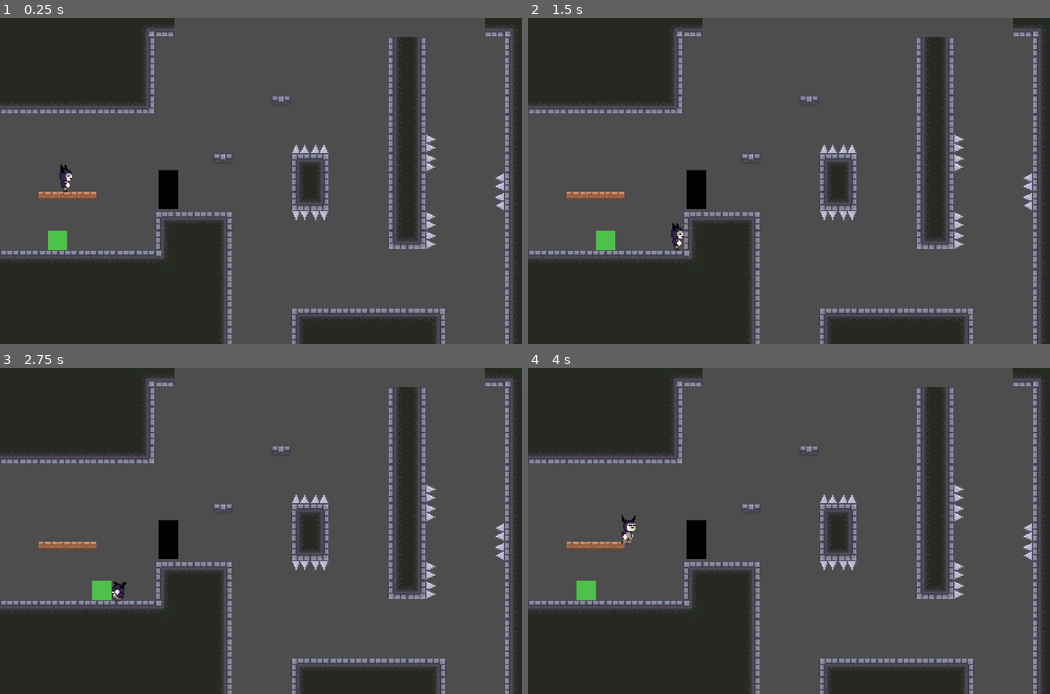
Above: before the commit, frames 1-4 (two rows, left to right).
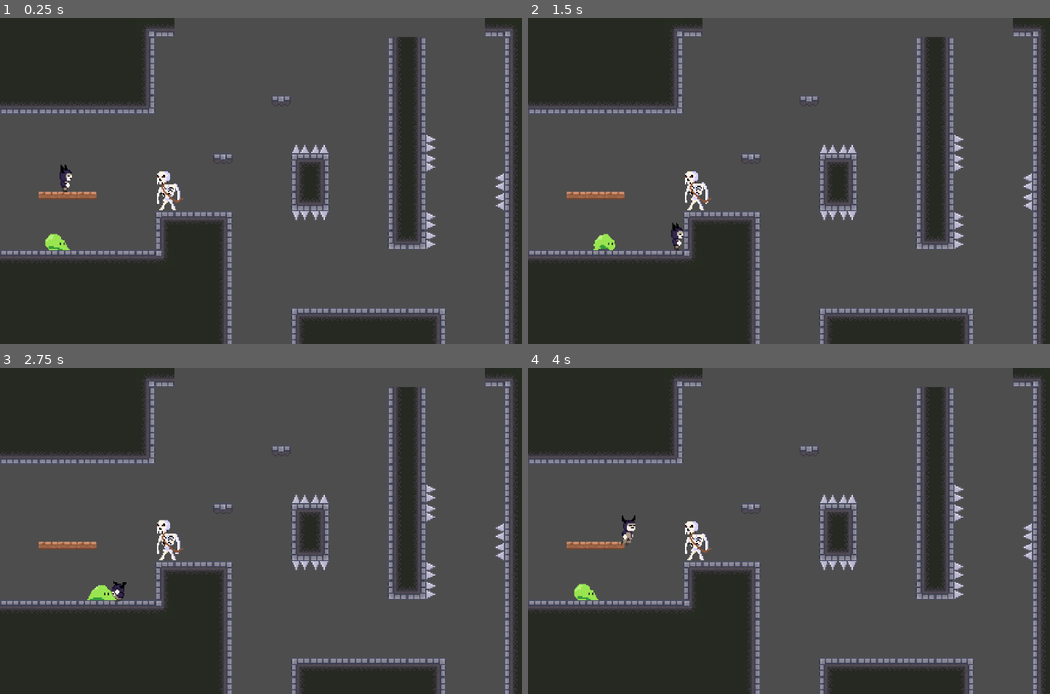
Above: after the commit, the same moments.

Repository: darwin712/RISE-UP
Game: Godot game, scene res://escenas/Salas/floor1/room_f_1_001.tscn
The game is run twice, just before and just after one commit, with the same random seed, the same clock (stepped at 60 frames per second) and the same inputs.
Inputs:
- Up to frame 1 (0.25 s): no input
- Up to frame 2 (1.5 s): tap Enter at 0.5 s; hold Down (agacharse) 0.53-1.28 s; hold Right (Mover_derecha) from 0.53 s (still down); tap Z (Saltar) at 0.77 s; tap Down (agacharse) at 1.35 s
- Up to frame 3 (2.75 s): tap Z (Saltar) at 1.52 s; release Right (Mover_derecha) at 2.03 s; hold Left (Mover_izquierda) from 2.03 s (still down); hold Down (agacharse) from 2.03 s (still down)
- Up to frame 4 (4 s): tap Space at 2.75 s; release Left (Mover_izquierda) at 2.78 s; release Down (agacharse) at 2.78 s; hold Right (Mover_derecha) from 2.78 s (still down); tap Down (agacharse) at 2.85 s; tap Z (Saltar) at 3.02, 3.77 s; hold Down (agacharse) from 3.53 s (still down)

The runs differ from the first frame. In frame 1, 0.7% of the frame differs, in the area x 8-36%, y 46-72%; in frame 2, 0.7%; in frame 3, 0.7%, in the area x 16-36%, y 46-72%; in frame 4, 0.7%.

Commit message:
Sprites Slime y Esqueleto
Animados ojo

Diff:
--- /dev/null
+++ b/assets/enemigos/arquero/FramesArquero.tres
@@ -0,0 +1,46 @@
+[gd_resource type="SpriteFrames" format=3 uid="uid://xwug0y86h6wd"]
+
+[ext_resource type="Texture2D" uid="uid://fachx7dt4m7t" path="res://assets/enemigos/arquero/ArqueroIdle.png" id="1_uprae"]
+
+[sub_resource type="AtlasTexture" id="AtlasTexture_epce6"]
+atlas = ExtResource("1_uprae")
+region = Rect2(0, 0, 29, 38)
+
+[sub_resource type="AtlasTexture" id="AtlasTexture_l0xfa"]
+atlas = ExtResource("1_uprae")
+region = Rect2(29, 0, 29, 38)
+
+[sub_resource type="AtlasTexture" id="AtlasTexture_f8mi8"]
+atlas = ExtResource("1_uprae")
+region = Rect2(58, 0, 29, 38)
+
+[sub_resource type="AtlasTexture" id="AtlasTexture_rcokl"]
+atlas = ExtResource("1_uprae")
+region = Rect2(87, 0, 29, 38)
+
+[sub_resource type="AtlasTexture" id="AtlasTexture_5itr3"]
+atlas = ExtResource("1_uprae")
+region = Rect2(116, 0, 29, 38)
+
+[resource]
+animations = [{
+"frames": [{
+"duration": 1.0,
+"texture": SubResource("AtlasTexture_epce6")
+}, {
+"duration": 1.0,
+"texture": SubResource("AtlasTexture_l0xfa")
+}, {
+"duration": 1.0,
+"texture": SubResource("AtlasTexture_f8mi8")
+}, {
+"duration": 1.0,
+"texture": SubResource("AtlasTexture_rcokl")
+}, {
+"duration": 1.0,
+"texture": SubResource("AtlasTexture_5itr3")
+}],
+"loop": 1,
+"name": &"default",
+"speed": 3.0
+}]
--- a/assets/enemigos/arquero/enemigo.tscn
+++ b/assets/enemigos/arquero/enemigo.tscn
@@ -1,6 +1,7 @@
 [gd_scene format=3 uid="uid://c2jxnlt2ueh1s"]
 
 [ext_resource type="Script" uid="uid://bd7ruoc3d6y6" path="res://assets/enemigos/arquero/esqueleto_Script.gd" id="1_becj5"]
+[ext_resource type="SpriteFrames" uid="uid://xwug0y86h6wd" path="res://assets/enemigos/arquero/FramesArquero.tres" id="2_xsbl5"]
 
 [sub_resource type="CapsuleShape2D" id="CapsuleShape2D_s3efq"]
 radius = 11.0
@@ -10,10 +11,16 @@
 radius = 14.0
 height = 42.0
 
-[node name="CharacterBody2D" type="CharacterBody2D" unique_id=1000898366]
+[node name="EnemigoEsqueleto" type="CharacterBody2D" unique_id=1000898366]
 collision_layer = 16
 collision_mask = 5
 script = ExtResource("1_becj5")
+
+[node name="AnimacionEsqueleto" type="AnimatedSprite2D" parent="." unique_id=1055697280]
+unique_name_in_owner = true
+position = Vector2(0, -2)
+sprite_frames = ExtResource("2_xsbl5")
+frame_progress = 0.61360866
 
 [node name="TimerDisparo" type="Timer" parent="." unique_id=422180172]
 wait_time = 2.505
@@ -21,10 +28,12 @@
 autostart = true
 
 [node name="CollisionShape2D" type="CollisionShape2D" parent="." unique_id=1514341748]
+visible = false
 position = Vector2(0, -2)
 shape = SubResource("CapsuleShape2D_s3efq")
 
 [node name="ColorRect" type="ColorRect" parent="." unique_id=1365915958]
+visible = false
 offset_left = -8.0
 offset_top = -18.0
 offset_right = 8.0
@@ -33,9 +42,11 @@
 metadata/_edit_use_anchors_ = true
 
 [node name="PuntoDisparo" type="Marker2D" parent="." unique_id=96769921]
+visible = false
 position = Vector2(16, -1)
 
 [node name="AreaContacto" type="Area2D" parent="." unique_id=100784210 groups=["dano_enemigo"]]
+visible = false
 collision_layer = 16
 collision_mask = 5
 
--- a/assets/enemigos/arquero/esqueleto_Script.gd
+++ b/assets/enemigos/arquero/esqueleto_Script.gd
@@ -1,6 +1,7 @@
 extends CharacterBody2D
 @export var escena_bala: PackedScene = preload("res://assets/enemigos/arquero/Bala.tscn")
 
+@onready var animacionEsqueleto: AnimatedSprite2D = %AnimacionEsqueleto
 @onready var punto_disparo: Marker2D = $PuntoDisparo
 @onready var timer_disparo: Timer = $TimerDisparo
 @onready var area_contacto: Area2D = $AreaContacto
@@ -12,12 +13,14 @@
 
 
 func _physics_process(delta: float) -> void:
-	if	not is_on_floor():
+	if not is_on_floor():
 		velocity += get_gravity() * delta
 	for cuerpo in area_contacto.get_overlapping_bodies():
 		if cuerpo.is_in_group("jugador"):
 			cuerpo.recibir_dano()
 	if jugador != null:
+		animacionEsqueleto.play("default")
+		animacionEsqueleto.flip_h = jugador.global_position.x < global_position.x
 		var direccion = (jugador.global_position - global_position).normalized()
 
 func _on_timer_disparo_timeout() -> void:
--- a/assets/enemigos/slime/slime.gd
+++ b/assets/enemigos/slime/slime.gd
@@ -1,4 +1,7 @@
 extends CharacterBody2D
+
+@onready var animacionSlime: AnimatedSprite2D = %animacionSlime
+
 @onready var jugador: Node2D = get_tree().get_first_node_in_group("jugador")
 @onready var area_contacto: Area2D = $AreaContacto
 var velocidad = 30.0
@@ -14,6 +17,15 @@
 		var direccion = (jugador.global_position - global_position).normalized()
 
 		velocity.x = direccion.x * velocidad
+	if velocity.x > 0:
+		animacionSlime.play("caminar")
+		animacionSlime.flip_h = false
+	elif velocity.x <0:
+		animacionSlime.play("caminar")
+		animacionSlime.flip_h = true
+	else:
+		animacionSlime.play("idle")
+
 
 	move_and_slide()
 
--- a/assets/enemigos/slime/slime.tscn
+++ b/assets/enemigos/slime/slime.tscn
@@ -1,6 +1,7 @@
 [gd_scene format=3 uid="uid://bi82kers54rsf"]
 
 [ext_resource type="Script" uid="uid://b3lv8dolsyqdr" path="res://assets/enemigos/slime/slime.gd" id="1_01sq4"]
+[ext_resource type="SpriteFrames" uid="uid://nuofw05jo27g" path="res://assets/enemigos/slime/sprite_Frames_Slime.tres" id="2_hn0gs"]
 
 [sub_resource type="RectangleShape2D" id="RectangleShape2D_cbjxg"]
 size = Vector2(16, 15.875)
@@ -17,16 +18,18 @@
 script = ExtResource("1_01sq4")
 
 [node name="CollisionShape2D" type="CollisionShape2D" parent="slime" unique_id=1448290381]
+visible = false
 position = Vector2(0, -8.0625)
 shape = SubResource("RectangleShape2D_cbjxg")
 
-[node name="ColorRect" type="ColorRect" parent="slime" unique_id=1990032391]
-offset_left = -8.0
-offset_top = -16.0
-offset_right = 8.0
-color = Color(0.30352277, 0.75686854, 0.28720775, 1)
+[node name="animacionSlime" type="AnimatedSprite2D" parent="slime" unique_id=901181474]
+unique_name_in_owner = true
+position = Vector2(1, -7)
+sprite_frames = ExtResource("2_hn0gs")
+animation = &"caminar"
 
 [node name="AreaContacto" type="Area2D" parent="slime" unique_id=2067270282 groups=["dano_enemigo"]]
+visible = false
 collision_layer = 16
 collision_mask = 5
 
--- /dev/null
+++ b/assets/enemigos/slime/sprite_Frames_Slime.tres
@@ -0,0 +1,44 @@
+[gd_resource type="SpriteFrames" format=3 uid="uid://nuofw05jo27g"]
+
+[ext_resource type="Texture2D" uid="uid://su8dg3fd6o2m" path="res://assets/enemigos/slime/Slime.png" id="1_dvir8"]
+
+[sub_resource type="AtlasTexture" id="AtlasTexture_65fs3"]
+atlas = ExtResource("1_dvir8")
+region = Rect2(0, 0, 30, 16)
+
+[sub_resource type="AtlasTexture" id="AtlasTexture_hhgdb"]
+atlas = ExtResource("1_dvir8")
+region = Rect2(30, 0, 30, 16)
+
+[sub_resource type="AtlasTexture" id="AtlasTexture_onuba"]
+atlas = ExtResource("1_dvir8")
+region = Rect2(60, 0, 30, 16)
+
+[sub_resource type="AtlasTexture" id="AtlasTexture_dvir8"]
+atlas = ExtResource("1_dvir8")
+region = Rect2(60, 0, 30, 16)
+
+[resource]
+animations = [{
+"frames": [{
+"duration": 1.0,
+"texture": SubResource("AtlasTexture_65fs3")
+}, {
+"duration": 1.0,
+"texture": SubResource("AtlasTexture_hhgdb")
+}, {
+"duration": 1.0,
+"texture": SubResource("AtlasTexture_onuba")
+}],
+"loop": 1,
+"name": &"caminar",
+"speed": 3.0
+}, {
+"frames": [{
+"duration": 1.0,
+"texture": SubResource("AtlasTexture_dvir8")
+}],
+"loop": 1,
+"name": &"idle",
+"speed": 5.0
+}]
--- a/escenas/Salas/floor1/room_f_1_001.tscn
+++ b/escenas/Salas/floor1/room_f_1_001.tscn
@@ -17,25 +17,25 @@
 z_index = -1
 position = Vector2(252, 133)
 scale = Vector2(0.41684985, 0.4781842)
-texture = ExtResource("1_h2uu8")
+texture = ExtResource("1_ln8oa")
 
 [node name="Bloques" type="TileMapLayer" parent="Terreno" unique_id=1877189110]
 position = Vector2(0, 1)
 tile_map_data = PackedByteArray("AAADAAwAAAACAAEAAAAEAAwAAAACAAEAAAAFAAwAAAACAAEAAAAGAAwAAAACAAEAAAACAAwAAAACAAEAAAABAA …(4208 unchanged characters)…
-tile_set = ExtResource("1_veq23")
+tile_set = ExtResource("2_vwro2")
 
-[node name="Jugador" parent="." unique_id=2115649704 instance=ExtResource("2_o8p3o")]
+[node name="Jugador" parent="." unique_id=2115649704 instance=ExtResource("3_gtljl")]
 position = Vector2(54, 150)
 
-[node name="enemigo_arquero" parent="." unique_id=1661687247 instance=ExtResource("4_si3ip")]
-position = Vector2(139, 145)
+[node name="enemigo_arquero" parent="." unique_id=1661687247 instance=ExtResource("4_s1d7b")]
+position = Vector2(140, 145)
 
-[node name="Slime" parent="." unique_id=1481968508 instance=ExtResource("5_eymf6")]
+[node name="Slime" parent="." unique_id=1481968508 instance=ExtResource("5_ndvsq")]
 position = Vector2(46, 189)
 
-[node name="MuerteZona" parent="." unique_id=2135074123 instance=ExtResource("6_npifj")]
-position = Vector2(258, 289)
+[node name="MuerteZona" parent="." unique_id=2135074123 instance=ExtResource("6_llh76")]
+position = Vector2(271, 285)
 
-[node name="pared_invisible" parent="." unique_id=1797554785 instance=ExtResource("7_grf3v")]
+[node name="pared_invisible" parent="." unique_id=1797554785 instance=ExtResource("7_hfas3")]
 position = Vector2(0, 134)
 rotation = 1.5707964
Binary file added: assets/enemigos/arquero/ArqueroIdle.png
Not shown, added: assets/enemigos/arquero/ArqueroIdle.png.import
Binary file added: assets/enemigos/slime/Slime.png
Not shown, added: assets/enemigos/slime/Slime.png.import
Not shown: 1 places in escenas/Salas/floor1/room_f_1_001.tscn that only renumber resources
